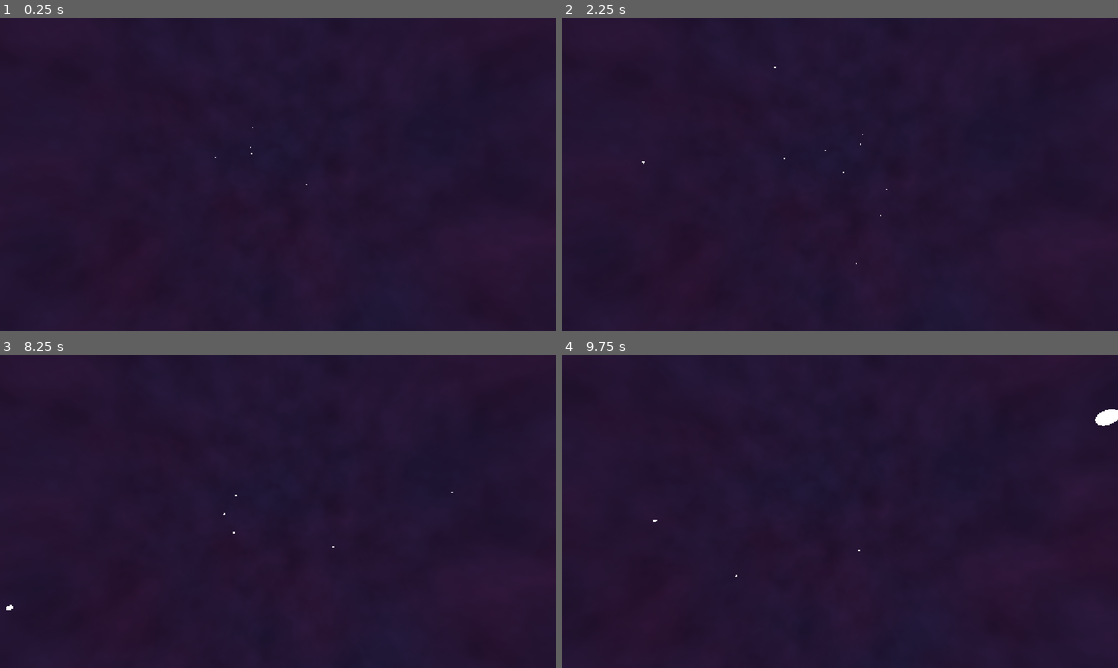
Above: before the commit, frames 1-4 (two rows, left to right).
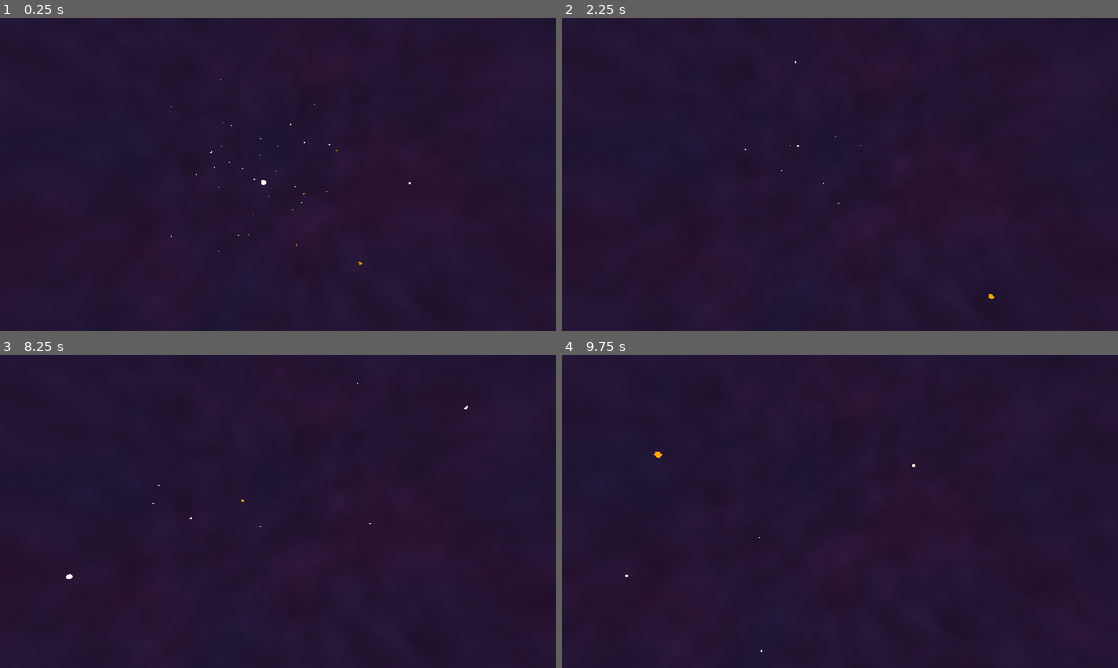
Above: after the commit, the same moments.

Repository: JohnnyEch0/embedding-test
Game: Godot game, scene res://main.tscn
Same seed, same stepped clock (60 frames per second), same inputs: the game is played once before the commit and once after it.
Inputs (mouse positions are in pixels of both pictures, inside the frame that each line leads up to):
- Up to frame 1 (0.25 s): no input
- Up to frame 2 (2.25 s): move the mouse to (867, 174) at 0.52 s; hold E (next_line) 0.53-1.28 s; hold W (move_forward) from 0.53 s (still down); move the mouse to (812, 174) at 1.27 s; tap E (next_line) at 1.35 s; move the mouse to (851, 168) at 2.02 s; hold E (next_line) from 2.03 s (still down)
- Up to frame 3 (8.25 s): move the mouse to (272, 517) at 2.77 s; release E (next_line) at 2.78 s; tap E (next_line) every 1.5 s from 2.85 to 7.35 s; tap Enter at 3.5, 5.75 s; move the mouse to (316, 514) at 3.52 s; hold E (next_line) 3.53-4.28 s; tap Space (move_up) at 4.25, 6.5 s; move the mouse to (233, 508) at 4.27 s; move the mouse to (283, 511) at 5.02 s; hold E (next_line) 5.03-5.78 s; move the mouse to (255, 505) at 5.77 s; release W (move_forward) at 5.78 s; hold D (move_right) 5.78-6.53 s; move the mouse to (305, 511) at 6.52 s; hold E (next_line) 6.53-7.28 s; hold W (move_forward) from 6.53 s (still down); move the mouse to (250, 511) at 7.27 s; move the mouse to (289, 505) at 8.02 s; hold E (next_line) from 8.03 s (still down)
- Up to frame 4 (9.75 s): tap Enter at 8.75 s; move the mouse to (834, 517) at 8.77 s; release W (move_forward) at 8.78 s; release E (next_line) at 8.78 s; hold A (move_left) 8.78-9.53 s; tap E (next_line) at 8.85 s; move the mouse to (878, 514) at 9.52 s; hold W (move_forward) from 9.53 s (still down); hold E (next_line) from 9.53 s (still down)

The runs differ from the first frame. In frame 1, less than 0.1% of the frame differs, in the area x 30-74%, y 19-79%; in frame 2, less than 0.1%; in frame 3, less than 0.1%; in frame 4, 0.2%, in the area x 11-100%, y 17-95%.

Commit message:
Fix: Taken Spawning Trigger out of spheres

Diff:
--- a/godot/main.gd
+++ b/godot/main.gd
@@ -27,7 +27,7 @@
 	stars_node.stars_rebuilt.connect(orbit.fit)
 	orbit.fit(stars_node.last_box, stars_node.last_cone)  # Spheres' _ready already ran
 	set_automation(automation)
-
+	stars_node.create_stars_from_data([1,2,3,4,5,6,7,8], [], true, true)
 	pass # Replace with function body.
 
 
--- a/godot/spheres.gd
+++ b/godot/spheres.gd
@@ -12,6 +12,7 @@
 @export var radius: float = 0.5
 @export var show_lines := false
 @export var draw_lines_origin := false
+@export var show_special_stars:=true
 var _lines: Array = []
 var _verses: Array = []
 var _poem: Dictionary = {}
@@ -74,15 +75,10 @@
 	if _lines.is_empty():
 		push_error("No lines in JSON data")
 		return
+	# create_stars_from_data([1,2,3,4,5,6,7,8], [], true, true)
 	#print_shape(data)
-	create_stars_from_data([0], [], false)  # startup: first line
-
-
-	# from here on, we should be able to get one or multiple lines from within the game instead of once loaded on startup
-	# also per verse and per poem should be switchable
-	# startup: spawn first line
-	# func signature create_stars_from_data(line indices, verse_indices, show_poem_star:bool)
-	# called from main input handling
+	#create_stars_from_data([0], [], false)  # startup: first line
+
 
 func create_stars_from_data(
 		line_indices: Array,
@@ -238,10 +234,12 @@
 
 func _spawn_extra(sd: EmbStarData) -> void:
 	var style: Dictionary = KIND_STYLE[sd.kind]
-	var inst: MeshInstance3D = STAR_SCENE.instantiate()
+	var inst: EmbStar = STAR_SCENE.instantiate()
 	inst.data = sd
 	inst.position = sd.spawn_pos
+
 	add_child(inst)
+	inst.label.font_size /= 2
 	inst.scale = Vector3.ONE * style["scale"]
 	var mat := StandardMaterial3D.new()
 	mat.shading_mode = BaseMaterial3D.SHADING_MODE_UNSHADED
@@ -250,6 +248,8 @@
 	stars.append(inst)
 	register_debug(StringName(str(sd.kind) + "_stars"), inst)  # line_stars / verse_stars / poem_stars
 	register_debug(&"labels", inst.label, _set_label_range)
+	if show_special_stars:
+		inst.visible = true
 
 
 func draw_lines(pairs: Array):
